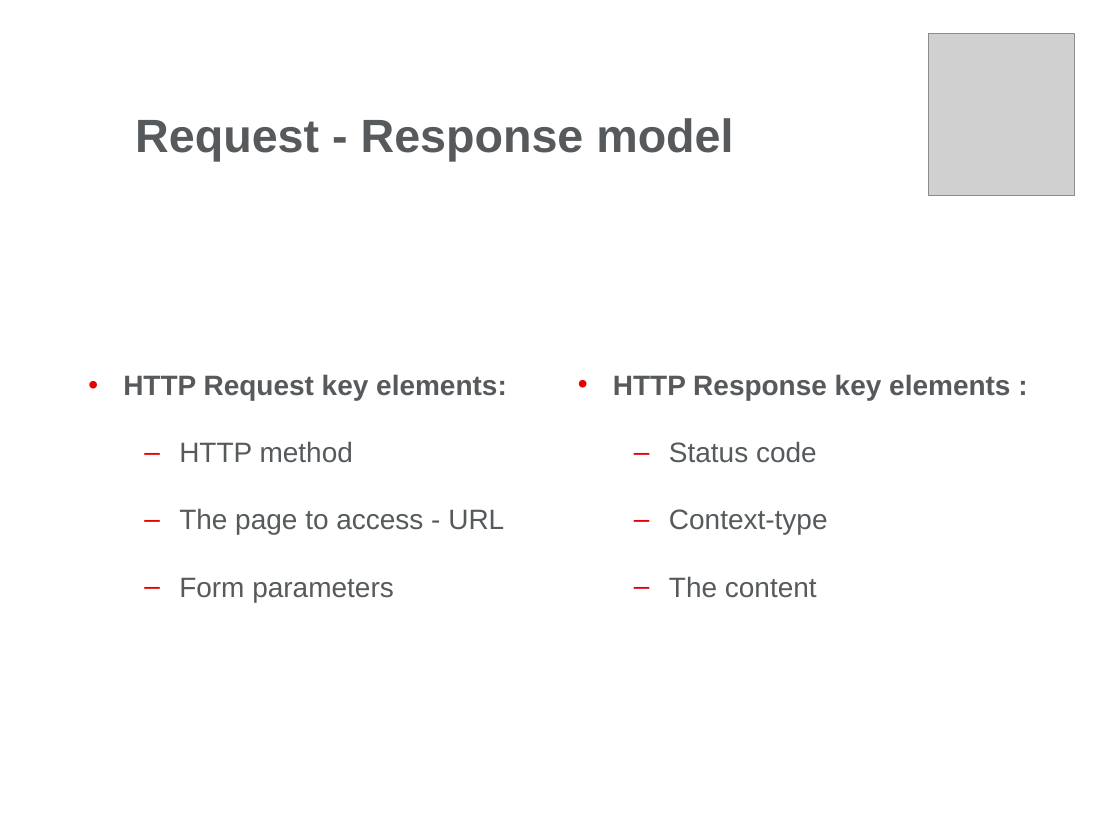
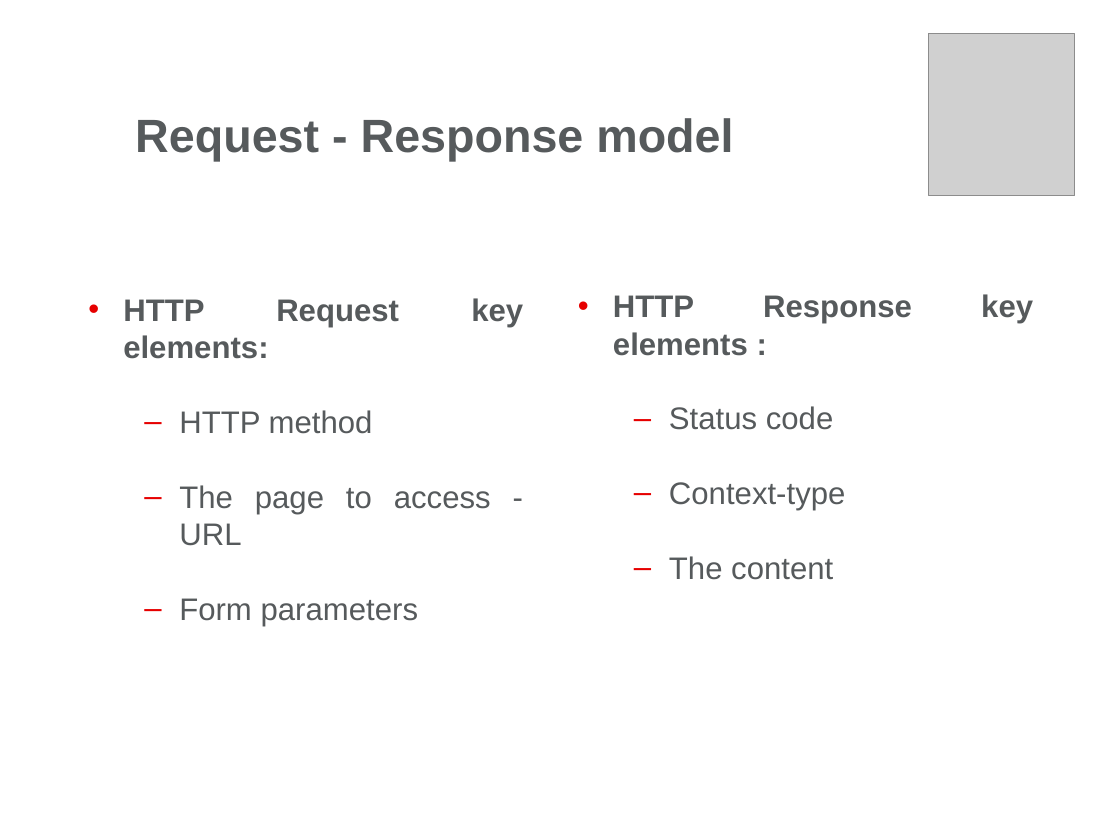
Before and after one commit to andreiapostol/JavaDocs, a slide deck: slide 22 of Servlets/Day1/Docs/Web Presentation-Part1.pptx. Drawn at 1120x840 pixels with LibreOffice and Linux fonts; fonts in the diff are those of the drawing; grey boxes stand for pictures; background and template pictures are left out. Boxes give left, top, right and bottom in pixels: in the first picture for what was removed or moved away, otherwise in the second. Text is boxed around its words. In the diff, an @@ line names an element or a change of style, - is before the commit and + after.

```diff
--- a/Servlets/Day1/Docs/Web Presentation-Part1.pptx
+++ b/Servlets/Day1/Docs/Web Presentation-Part1.pptx
@@ text "HTTP Response key elements :" at bbox=[613, 295, 912, 580]: size 18 to 20 pt @@
@@ text "HTTP Response key elements :": place and size @@
-text "HTTP Response key elements :" at bbox=[613, 374, 1010, 598]
+text "HTTP Response key elements :" at bbox=[613, 295, 912, 580]
@@ text "HTTP Request key elements:": place and size @@
-text "HTTP Request key elements:" at bbox=[123, 374, 507, 602]
+text "HTTP Request key elements:" at bbox=[123, 298, 523, 626]
@@ text "HTTP Request key elements:" at bbox=[123, 298, 523, 626]: size 18 to 20 pt @@
```
Also in this commit, not shown: 15 other slides changed, 18 other files.
